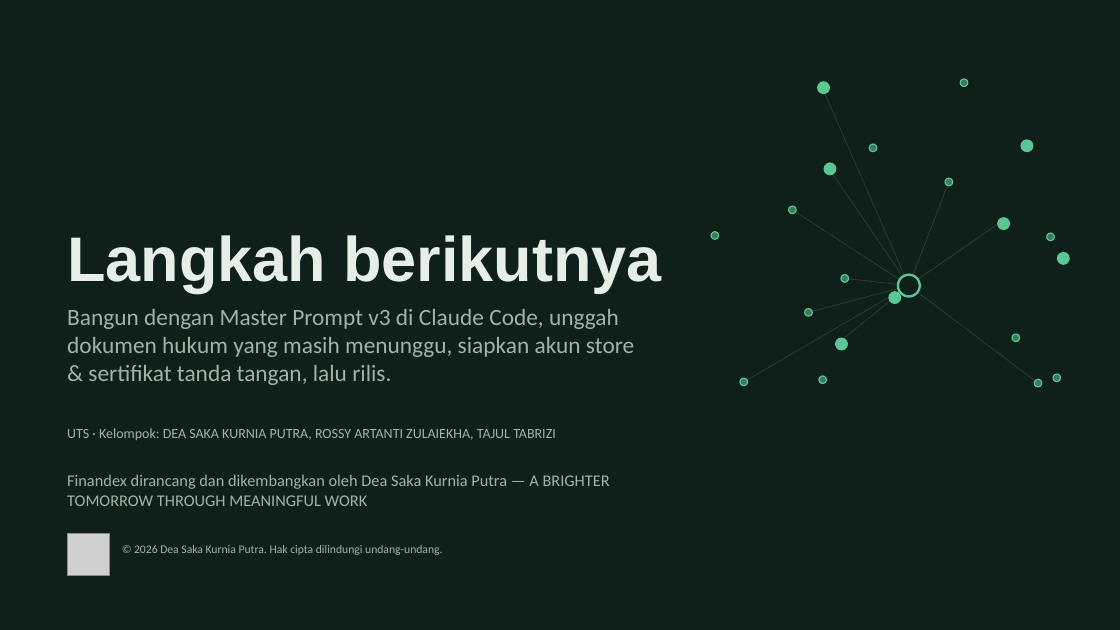
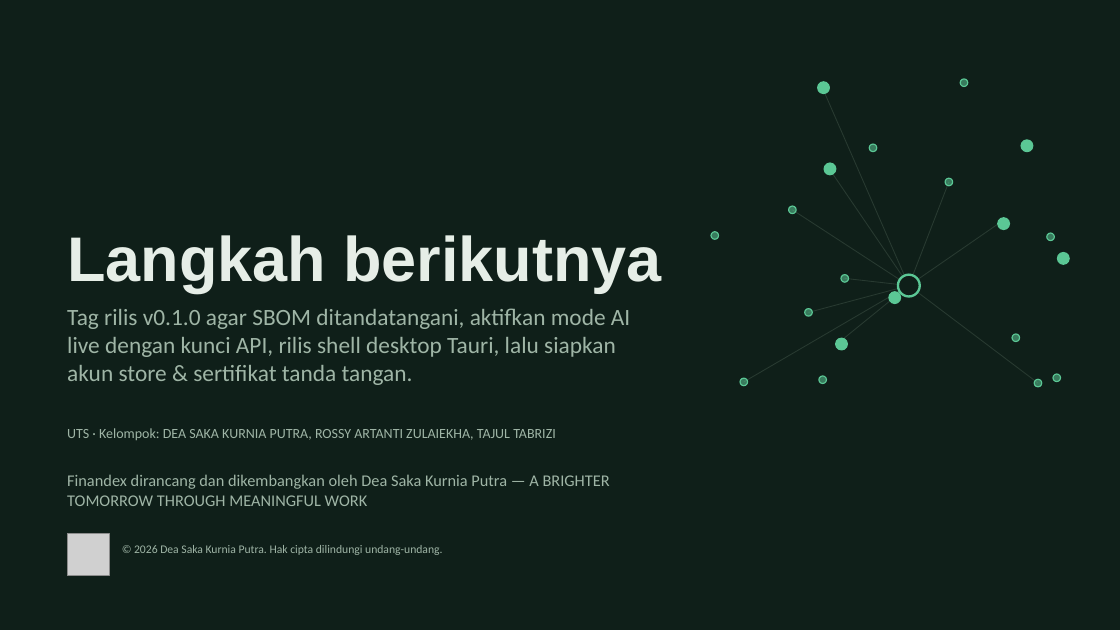
Before and after one commit to DSKPutra/askfolio, a slide deck: slide 20 of kit/whitepaper/Finandex_UTS_Kelompok.pptx (slide 18 before the commit). Drawn at 1120x630 pixels with LibreOffice and Linux fonts; fonts in the diff are those of the drawing; grey boxes stand for pictures. Boxes give left, top, right and bottom in pixels: in the first picture for what was removed or moved away, otherwise in the second. Text is boxed around its words. In the diff, an @@ line names an element or a change of style, - is before the commit and + after.

```diff
--- a/kit/whitepaper/Finandex_UTS_Kelompok.pptx
+++ b/kit/whitepaper/Finandex_UTS_Kelompok.pptx
@@ text at <box>67,308,630,385</box>: text changed @@
-Bangun dengan Master Prompt v3 di Claude Code, unggah dokumen hukum yang masih menunggu, siapkan akun store & sertifikat tanda tangan, lalu rilis.
+Tag rilis v0.1.0 agar SBOM ditandatangani, aktifkan mode AI live dengan kunci API, rilis shell desktop Tauri, lalu siapkan akun store & sertifikat tanda tangan.
```
Also in this commit, not shown: 12 other slides changed, 2 slides added, 9 other files.
